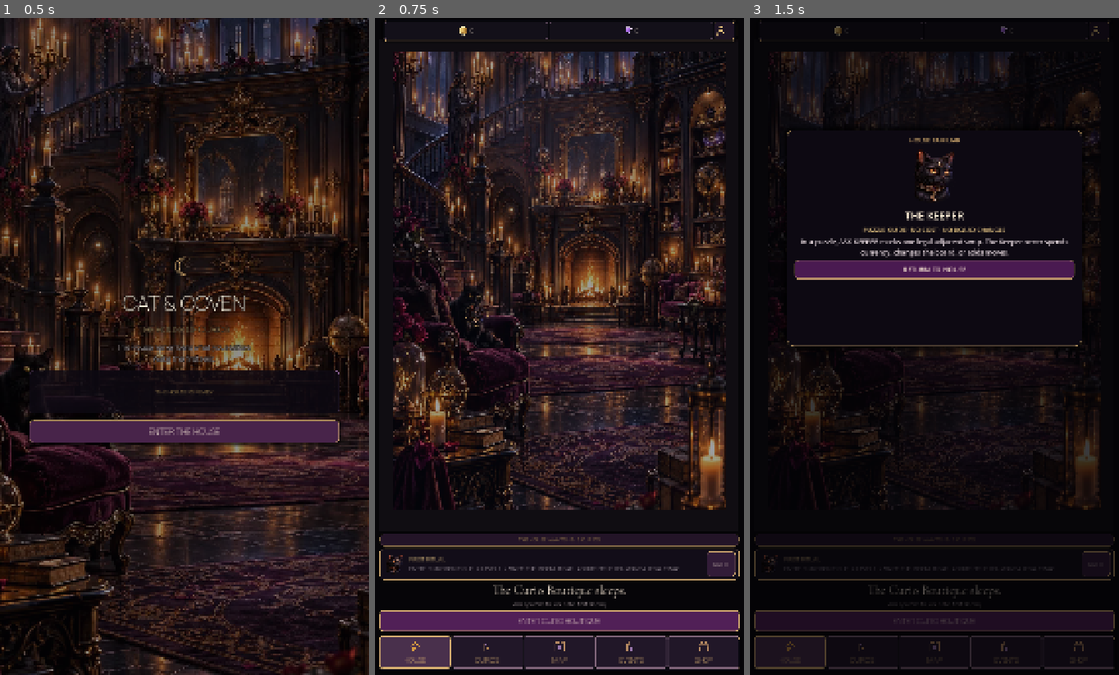
Above: before the commit, frames 1-3 (left to right).
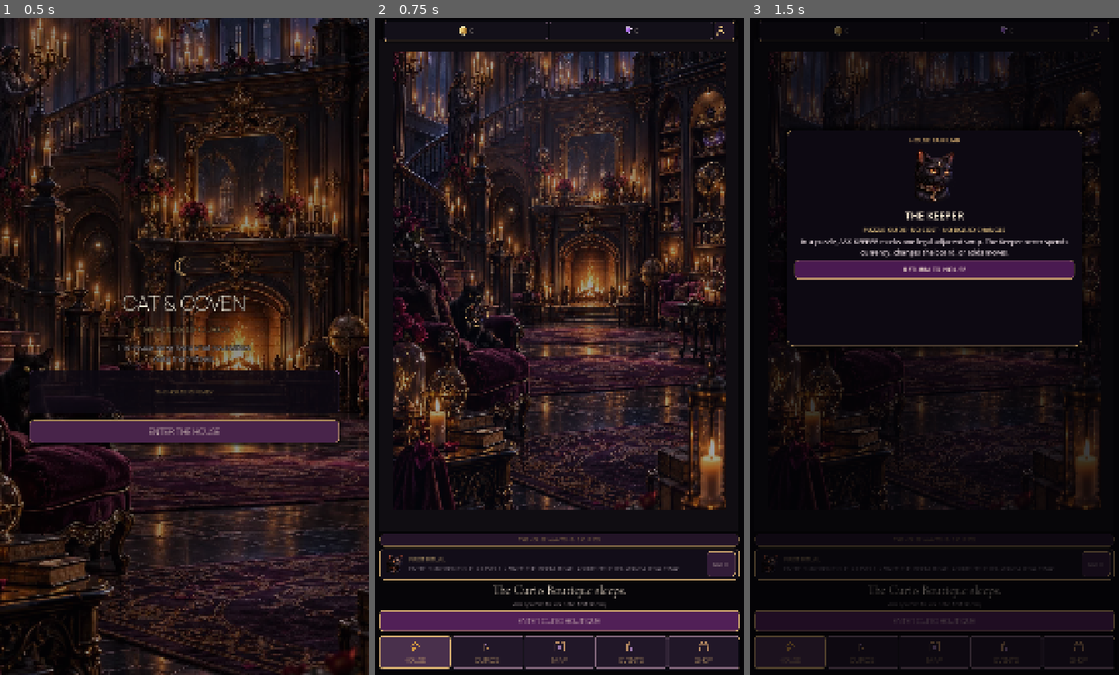
Above: after the commit, the same moments.

Repository: Jay-prodesign/akilta-match3
Game: Godot game, scene res://src/app/app_bootstrap.tscn
The game is run twice, just before and just after one commit, with the same random seed, the same clock (stepped at 60 frames per second) and the same inputs.
Inputs (mouse positions are in pixels of both pictures, inside the frame that each line leads up to):
- Up to frame 1 (0.5 s): no input
- Up to frame 2 (0.75 s): click "ENTER THE HOUSE" at 0.5 s
- Up to frame 3 (1.5 s): click (853, 313) at 1.25 s

Frame 1 is identical in both runs. In frame 2, 0.1% of the frame differs, in the area x 24-95%, y 21-47%; in frame 3, less than 0.1%.

Commit message:
Author House guide banners and room hotspots

Diff:
--- a/src/ui/home/house_home.tscn
+++ b/src/ui/home/house_home.tscn
@@ -68,6 +68,54 @@
 corner_radius_bottom_right = 10
 corner_radius_bottom_left = 10
 
+[sub_resource type="StyleBoxFlat" id="Banner"]
+bg_color = Color(0.065, 0.043, 0.08, 0.88)
+border_width_left = 1
+border_width_top = 1
+border_width_right = 1
+border_width_bottom = 1
+border_color = Color(0.831, 0.678, 0.439, 0.62)
+corner_radius_top_left = 11
+corner_radius_top_right = 11
+corner_radius_bottom_right = 11
+corner_radius_bottom_left = 11
+
+[sub_resource type="StyleBoxFlat" id="Hotspot"]
+bg_color = Color(0.055, 0.04, 0.07, 0.18)
+border_width_left = 2
+border_width_top = 2
+border_width_right = 2
+border_width_bottom = 2
+border_color = Color(0.941, 0.808, 0.541, 0.58)
+corner_radius_top_left = 34
+corner_radius_top_right = 34
+corner_radius_bottom_right = 34
+corner_radius_bottom_left = 34
+
+[sub_resource type="StyleBoxFlat" id="HotspotHover"]
+bg_color = Color(0.23, 0.14, 0.25, 0.72)
+border_width_left = 2
+border_width_top = 2
+border_width_right = 2
+border_width_bottom = 2
+border_color = Color(1, 0.945, 0.714, 0.94)
+corner_radius_top_left = 34
+corner_radius_top_right = 34
+corner_radius_bottom_right = 34
+corner_radius_bottom_left = 34
+
+[sub_resource type="StyleBoxFlat" id="HotspotDisabled"]
+bg_color = Color(0.04, 0.03, 0.05, 0.10)
+border_width_left = 1
+border_width_top = 1
+border_width_right = 1
+border_width_bottom = 1
+border_color = Color(0.5, 0.44, 0.5, 0.2)
+corner_radius_top_left = 34
+corner_radius_top_right = 34
+corner_radius_bottom_right = 34
+corner_radius_bottom_left = 34
+
 [node name="HouseHome" type="Control"]
 layout_mode = 3
 anchors_preset = 15
@@ -106,6 +154,105 @@
 clip_contents = true
 script = ExtResource("2_room")
 
+[node name="CurioHotspots" type="Control" parent="Layout/RoomView"]
+layout_mode = 1
+anchors_preset = 15
+anchor_right = 1.0
+anchor_bottom = 1.0
+grow_horizontal = 2
+grow_vertical = 2
+mouse_filter = 2
+
+[node name="MoonHotspot" type="Button" parent="Layout/RoomView/CurioHotspots"]
+layout_mode = 1
+anchor_left = 0.93
+anchor_top = 0.27
+anchor_right = 0.93
+anchor_bottom = 0.27
+offset_left = -30.0
+offset_top = -30.0
+offset_right = 30.0
+offset_bottom = 30.0
+grow_horizontal = 2
+grow_vertical = 2
+focus_mode = 1
+mouse_filter = 0
+mouse_default_cursor_shape = 2
+theme_override_colors/font_color = Color(1, 0.945, 0.714, 0.86)
+theme_override_colors/font_disabled_color = Color(0.51, 0.47, 0.52, 0.58)
+theme_override_font_sizes/font_size = 24
+theme_override_styles/normal = SubResource("Hotspot")
+theme_override_styles/hover = SubResource("HotspotHover")
+theme_override_styles/pressed = SubResource("HotspotHover")
+theme_override_styles/focus = SubResource("HotspotHover")
+theme_override_styles/disabled = SubResource("HotspotDisabled")
+text = "·"
+
+[node name="MothHotspot" type="Button" parent="Layout/RoomView/CurioHotspots"]
+layout_mode = 1
+anchor_left = 0.93
+anchor_top = 0.38
+anchor_right = 0.93
+anchor_bottom = 0.38
+offset_left = -30.0
+offset_top = -30.0
+offset_right = 30.0
+offset_bottom = 30.0
+grow_horizontal = 2
+grow_vertical = 2
+focus_mode = 1
+mouse_filter = 0
+mouse_default_cursor_shape = 2
+theme_override_styles/normal = SubResource("Hotspot")
+theme_override_styles/hover = SubResource("HotspotHover")
+theme_override_styles/pressed = SubResource("HotspotHover")
+theme_override_styles/focus = SubResource("HotspotHover")
+theme_override_styles/disabled = SubResource("HotspotDisabled")
+text = "·"
+
+[node name="ThornHotspot" type="Button" parent="Layout/RoomView/CurioHotspots"]
+layout_mode = 1
+anchor_left = 0.93
+anchor_top = 0.49
+anchor_right = 0.93
+anchor_bottom = 0.49
+offset_left = -30.0
+offset_top = -30.0
+offset_right = 30.0
+offset_bottom = 30.0
+grow_horizontal = 2
+grow_vertical = 2
+focus_mode = 1
+mouse_filter = 0
+mouse_default_cursor_shape = 2
+theme_override_styles/normal = SubResource("Hotspot")
+theme_override_styles/hover = SubResource("HotspotHover")
+theme_override_styles/pressed = SubResource("HotspotHover")
+theme_override_styles/focus = SubResource("HotspotHover")
+theme_override_styles/disabled = SubResource("HotspotDisabled")
+text = "·"
+
+[node name="KeeperHotspot" type="Button" parent="Layout/RoomView/CurioHotspots"]
+layout_mode = 1
+anchor_left = 0.27
+anchor_top = 0.56
+anchor_right = 0.27
+anchor_bottom = 0.56
+offset_left = -34.0
+offset_top = -34.0
+offset_right = 34.0
+offset_bottom = 34.0
+grow_horizontal = 2
+grow_vertical = 2
+focus_mode = 1
+mouse_filter = 0
+mouse_default_cursor_shape = 2
+expand_icon = true
+theme_override_styles/normal = SubResource("Hotspot")
+theme_override_styles/hover = SubResource("HotspotHover")
+theme_override_styles/pressed = SubResource("HotspotHover")
+theme_override_styles/focus = SubResource("HotspotHover")
+
 [node name="MoonCameoOverlay" type="Control" parent="Layout/RoomView"]
 visible = false
 layout_mode = 1
@@ -133,6 +280,76 @@
 theme_override_constants/outline_size = 2
 theme_override_font_sizes/font_size = 16
 text = "DORMANT DISPLAY"
+horizontal_alignment = 1
+vertical_alignment = 1
+
+[node name="FirstRitualGuide" type="PanelContainer" parent="Layout"]
+visible = false
+custom_minimum_size = Vector2(0, 96)
+layout_mode = 2
+theme_override_styles/panel = SubResource("Banner")
+
+[node name="GuideRow" type="HBoxContainer" parent="Layout/FirstRitualGuide"]
+layout_mode = 2
+theme_override_constants/separation = 10
+
+[node name="KeeperArt" type="TextureRect" parent="Layout/FirstRitualGuide/GuideRow"]
+custom_minimum_size = Vector2(68, 68)
+layout_mode = 2
+expand_mode = 1
+stretch_mode = 5
+
+[node name="CopyColumn" type="VBoxContainer" parent="Layout/FirstRitualGuide/GuideRow"]
+layout_mode = 2
+size_flags_horizontal = 3
+alignment = 1
+
+[node name="Heading" type="Label" parent="Layout/FirstRitualGuide/GuideRow/CopyColumn"]
+layout_mode = 2
+theme_override_colors/font_color = Color(0.949, 0.816, 0.545, 1)
+theme_override_font_sizes/font_size = 18
+text = "FIRST RITUAL"
+
+[node name="Copy" type="Label" parent="Layout/FirstRitualGuide/GuideRow/CopyColumn"]
+layout_mode = 2
+theme_override_colors/font_color = Color(0.9, 0.85, 0.89, 1)
+theme_override_font_sizes/font_size = 17
+text = "ENTER CURIO BOUTIQUE → LEVEL 1 → SWIPE THE MOONLIT PAIR. ASK KEEPER IF YOU WANT A LEGAL SWAP."
+autowrap_mode = 2
+
+[node name="Dismiss" type="Button" parent="Layout/FirstRitualGuide/GuideRow"]
+custom_minimum_size = Vector2(90, 58)
+layout_mode = 2
+theme_override_colors/font_color = Color(0.96, 0.9, 0.83, 1)
+theme_override_font_sizes/font_size = 16
+theme_override_styles/normal = SubResource("SecondaryButton")
+theme_override_styles/hover = SubResource("ButtonHover")
+theme_override_styles/pressed = SubResource("ButtonPressed")
+text = "GOT IT"
+
+[node name="ReturningPlayerBanner" type="PanelContainer" parent="Layout"]
+visible = false
+custom_minimum_size = Vector2(0, 44)
+layout_mode = 2
+theme_override_styles/panel = SubResource("Banner")
+
+[node name="Label" type="Label" parent="Layout/ReturningPlayerBanner"]
+layout_mode = 2
+theme_override_colors/font_color = Color(0.949, 0.816, 0.545, 1)
+theme_override_font_sizes/font_size = 15
+horizontal_alignment = 1
+vertical_alignment = 1
+
+[node name="ChapterCompletionBanner" type="PanelContainer" parent="Layout"]
+visible = false
+custom_minimum_size = Vector2(0, 42)
+layout_mode = 2
+theme_override_styles/panel = SubResource("Banner")
+
+[node name="Label" type="Label" parent="Layout/ChapterCompletionBanner"]
+layout_mode = 2
+theme_override_colors/font_color = Color(0.949, 0.816, 0.545, 1)
+theme_override_font_sizes/font_size = 15
 horizontal_alignment = 1
 vertical_alignment = 1
 
